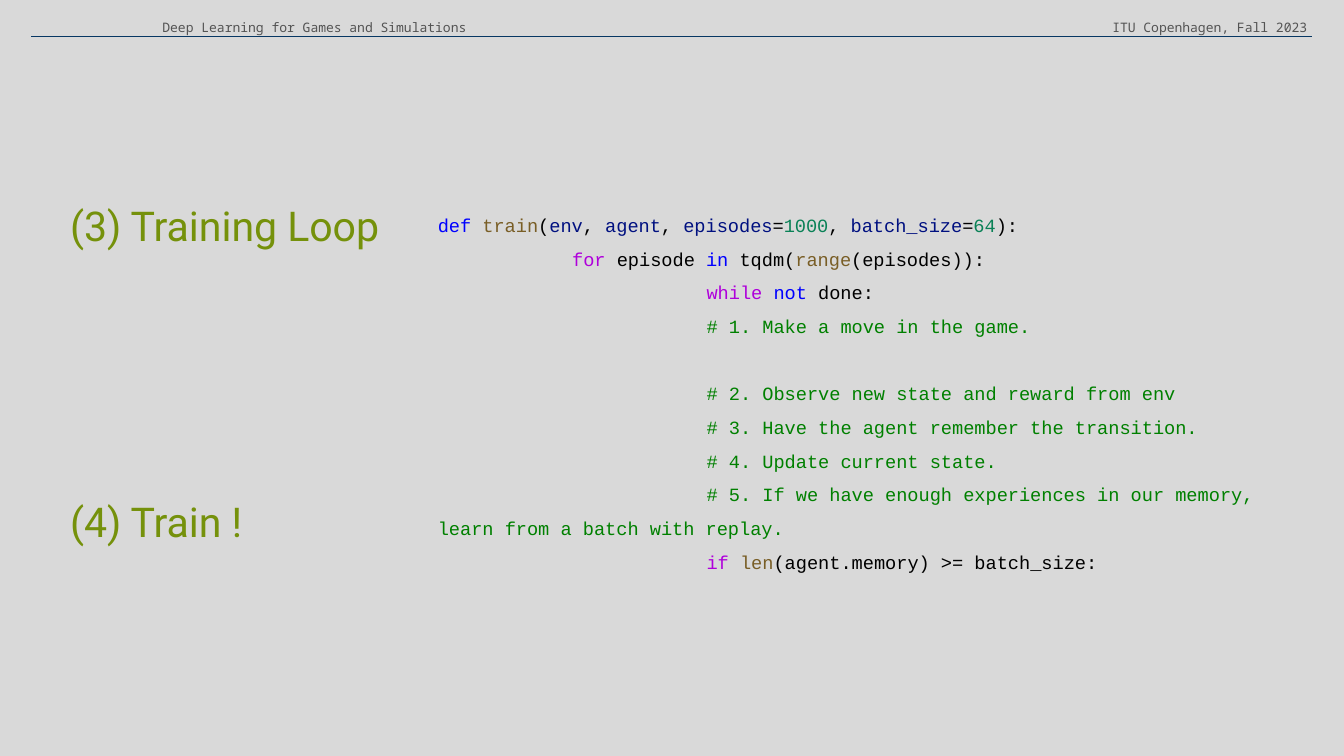
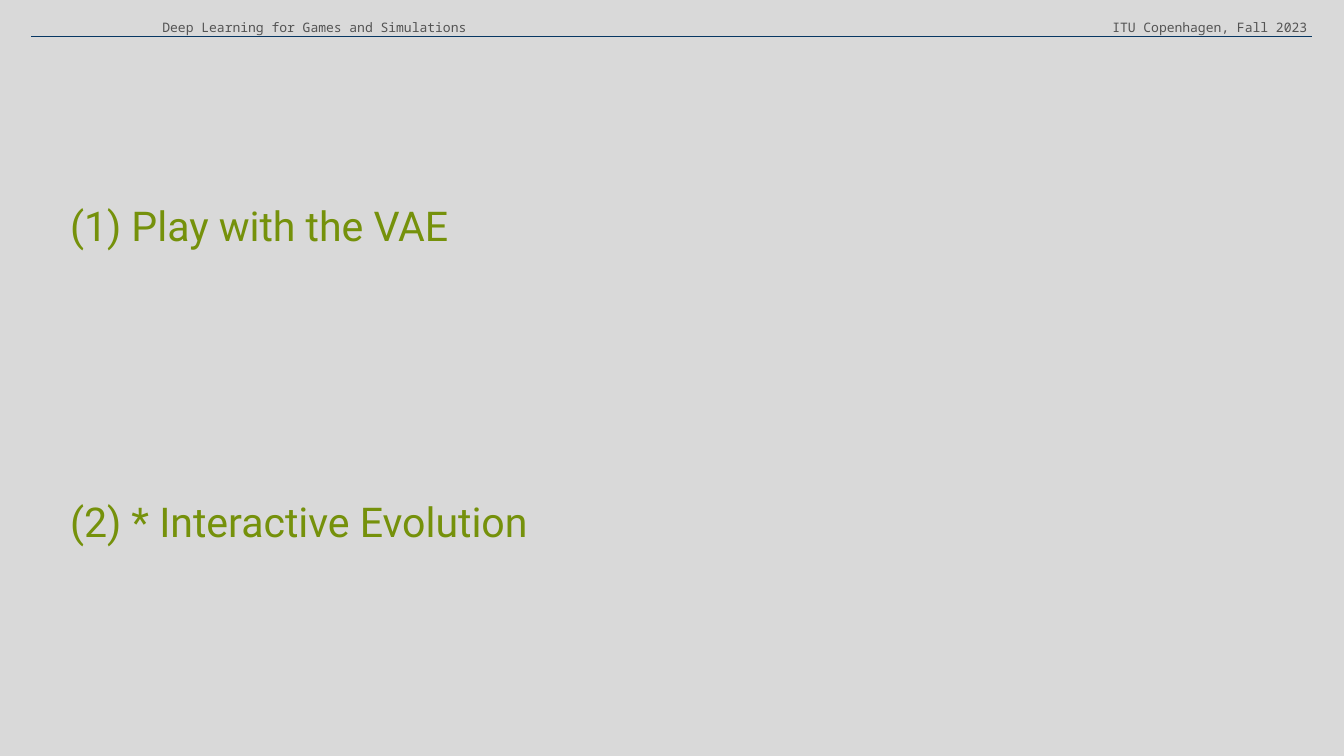
Before and after one commit to claireaoi/dlgs, a slide deck: slide 27 of dlgs.pptx. Drawn at 1344x756 pixels with LibreOffice and Linux fonts; fonts in the diff are those of the drawing. Boxes give left, top, right and bottom in pixels: in the first picture for what was removed or moved away, otherwise in the second. Text is boxed around its words. In the diff, an @@ line names an element or a change of style, - is before the commit and + after.

```diff
--- a/dlgs.pptx
+++ b/dlgs.pptx
@@ text at <box>70,208,528,546</box>: text changed @@
-(3) Training Loop
-(4) Train !
+(1) Play with the VAE
+(2) * Interactive Evolution
@@ text removed at <box>438,219,1253,573</box> @@
-def train(env, agent, episodes=1000, batch_size=64):
-for episode in tqdm(range(episodes)):
-  while not done:
-  # 1. Make a move in the game.
-  # 2. Observe new state and reward from env
-  # 3. Have the agent remember the transition.
-  # 4. Update current state.
-  # 5. If we have enough experiences in our memory, learn from a batch with replay.
-  if len(agent.memory) >= batch_size:
```
Also in this commit, not shown: 3 other slides changed, 1 other file.
